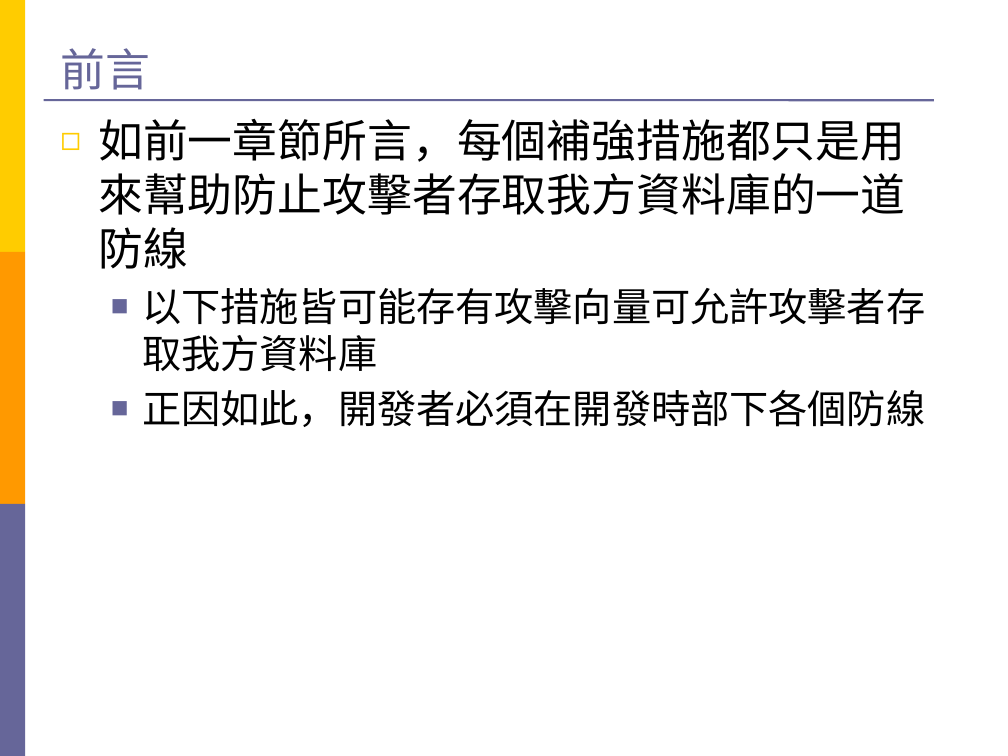
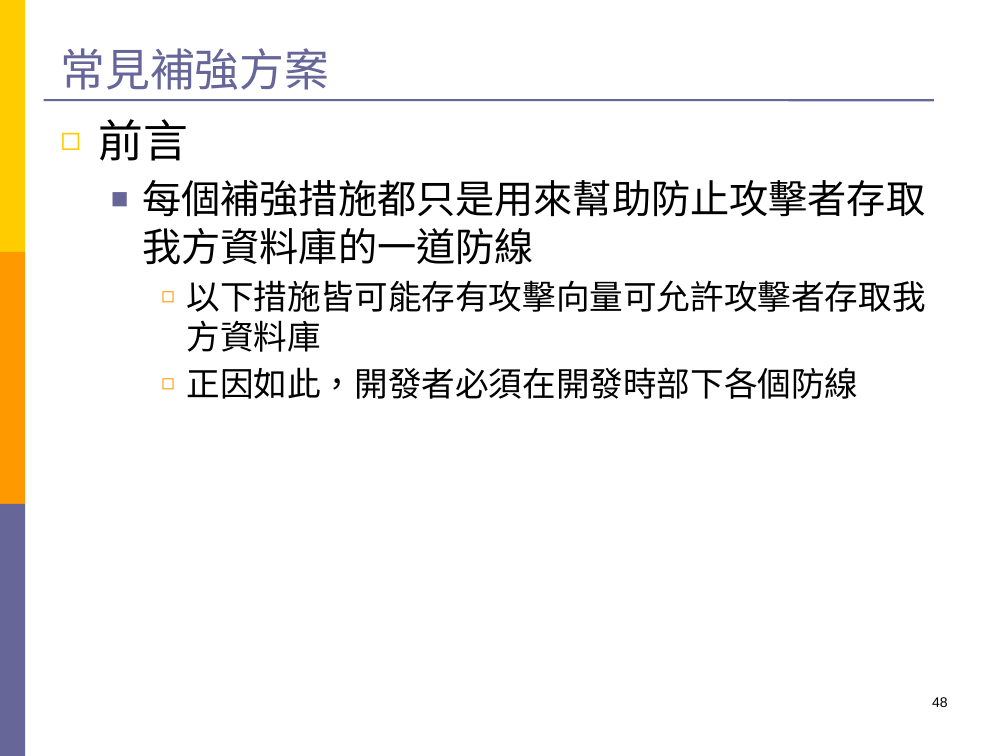
Before and after one commit to Still34/nodejs-security-course, a slide deck: slide 48 of export/nodejs-master-file.pptx (slide 59 before the commit). Drawn at 1008x756 pixels with LibreOffice and Linux fonts; fonts in the diff are those of the drawing. Boxes give left, top, right and bottom in pixels: in the first picture for what was removed or moved away, otherwise in the second. Text is boxed around its words. In the diff, an @@ line names an element or a change of style, - is before the commit and + after.

```diff
--- a/export/nodejs-master-file.pptx
+++ b/export/nodejs-master-file.pptx
@@ title at (60,48,329,90): text changed @@
-前言
+常見補強方案
@@ text at (98,119,925,265): text changed; size 32 to 28 pt @@
-◻ 如前一章節所言，每個補強措施都只是用來幫助防止攻擊者存取我方資料庫的一道防線
+◻ 前言
+  ■ 每個補強措施都只是用來幫助防止攻擊者存取我方資料庫的一道防線
@@ text at (186,280,925,399): size 28 to 24 pt in "以下措施皆可能存有攻擊向量可允許攻擊者存取我方資料庫", "正因如此，開發者必須在開發時部下各個防線"; bullet ■ to ◻; list level 2 to 3 in "以下措施皆可能存有攻擊向量可允許攻擊者存取我方資料庫"; bullet colour #666699 to #FF9900; list level 2 to 3 in "正因如此，開發者必須在開發時部下各個防線" @@
@@ page number added at (932,697,948,707), 10 pt, text #000000 @@
+48
```
Also in this commit, not shown: 57 other slides changed, 4 slides added, 15 slides removed.
